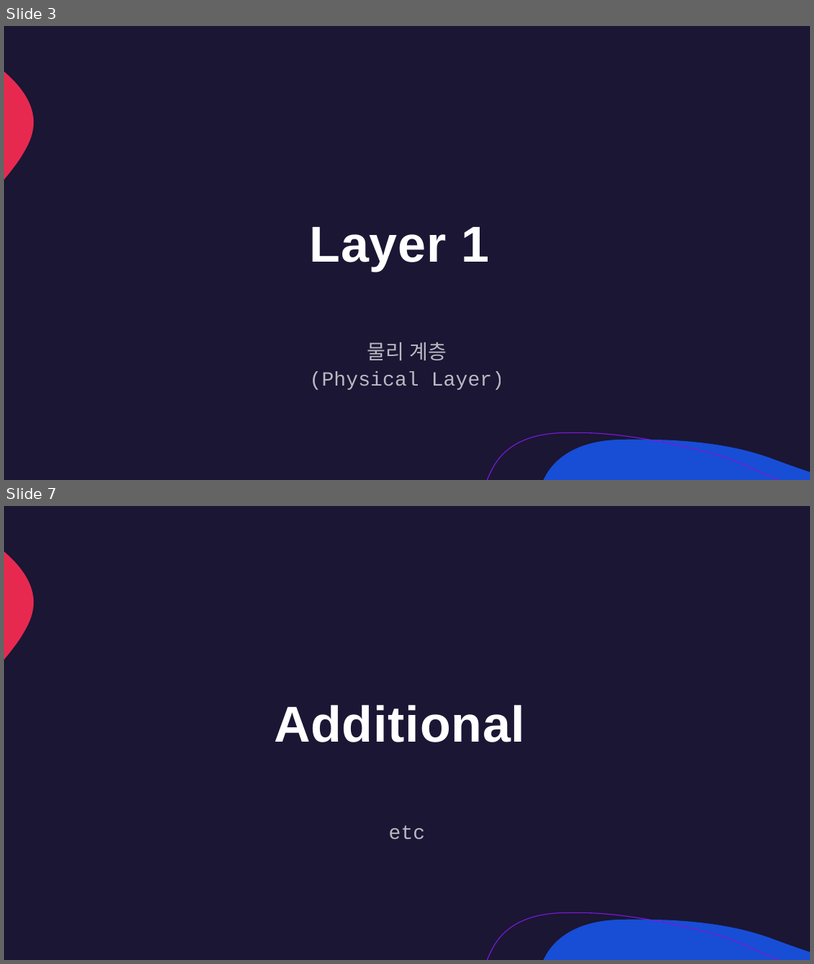
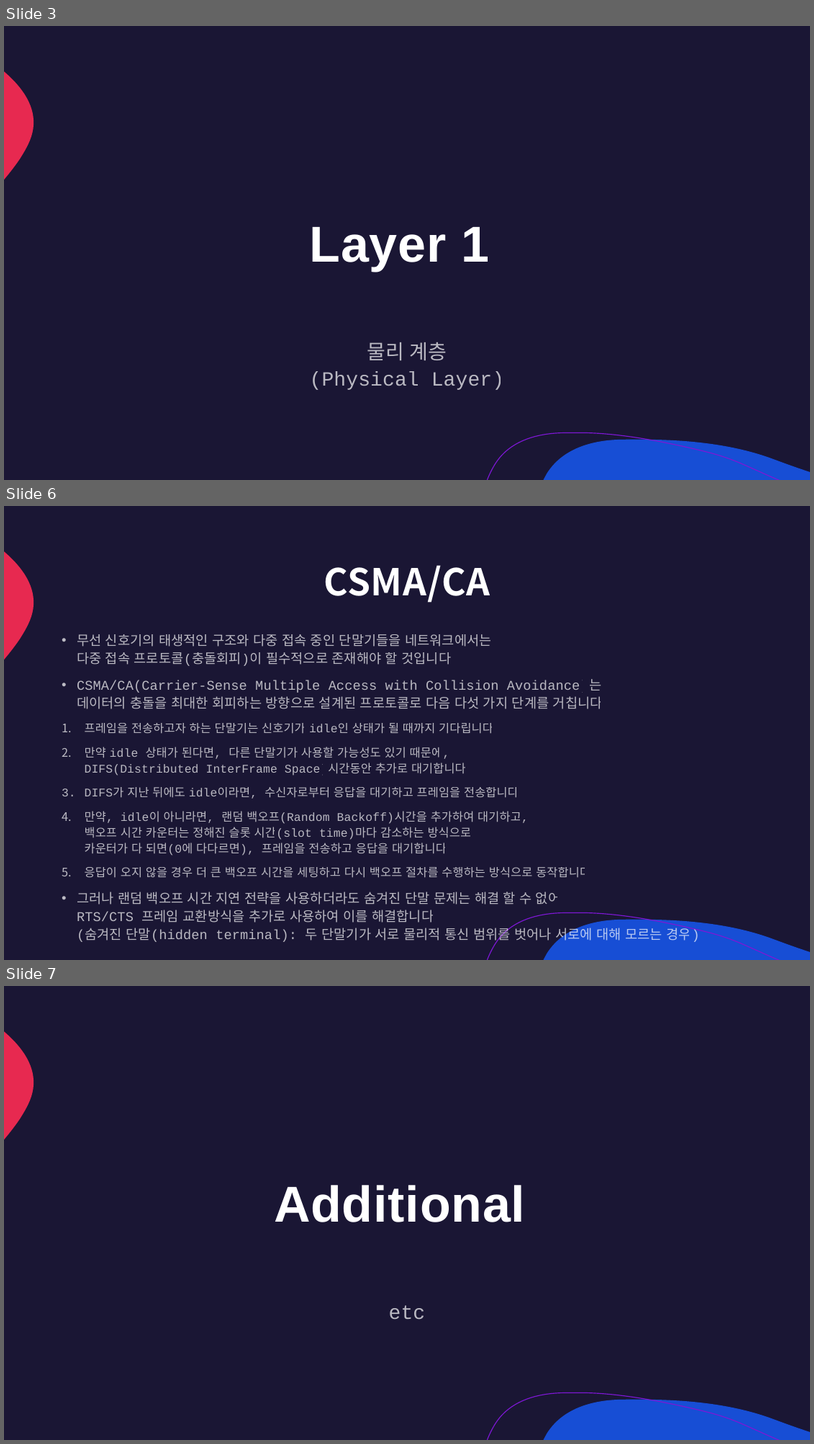
Before and after one commit to lumen4723/2024_network, a slide deck: 4.pptx. Shown one above the other, each under a label of ours: slides 3 and 7 before the commit, slides 3, 6 and 7 after it; the slides between them are not shown. The pictures are 814x964 and 814x1444 pixels, drawn with LibreOffice and Linux fonts; fonts in the diff are those of the drawing. Boxes give left, top, right and bottom in pixels: in the first picture for what was removed or moved away, otherwise in the second. Text is boxed around its words. In the diff, an @@ line names an element or a change of style, - is before the commit and + after.

```diff
--- a/4.pptx
+++ b/4.pptx
@@ slide 6 added at [4,506,810,960], background #1A1634; not listed: 3 template elements that a slide beside it also shows @@
@@ title added at [324,565,491,602], 44 pt, text #FFFFFF, bold @@
+CSMA/CA
@@ text added at [77,634,700,943], 14 pt, text #FFFFFF at 70% opacity @@
+• 무선 신호기의 태생적인 구조와 다중 접속 중인 단말기들을 네트워크에서는
+  다중 접속 프로토콜(충돌회피)이 필수적으로 존재해야 할 것입니다
+• CSMA/CA(Carrier-Sense Multiple Access with Collision Avoidance)는
+  데이터의 충돌을 최대한 회피하는 방향으로 설계된 프로토콜로 다음 다섯 가지 단계를 거칩니다
+1. 프레임을 전송하고자 하는 단말기는 신호기가 idle인 상태가 될 때까지 기다립니다
+2. 만약 idle 상태가 된다면, 다른 단말기가 사용할 가능성도 있기 때문에,
+   DIFS(Distributed InterFrame Space)시간동안 추가로 대기합니다
+3. DIFS가 지난 뒤에도 idle이라면, 수신자로부터 응답을 대기하고 프레임을 전송합니다
+4. 만약, idle이 아니라면, 랜덤 백오프(Random Backoff)시간을 추가하여 대기하고,
+   백오프 시간 카운터는 정해진 슬롯 시간(slot time)마다 감소하는 방식으로
+   카운터가 다 되면(0에 다다르면), 프레임을 전송하고 응답을 대기합니다
+5. 응답이 오지 않을 경우 더 큰 백오프 시간을 세팅하고 다시 백오프 절차를 수행하는 방식으로 동작합니다
+• 그러나 랜덤 백오프 시간 지연 전략을 사용하더라도 숨겨진 단말 문제는 해결 할 수 없어
+  RTS/CTS 프레임 교환방식을 추가로 사용하여 이를 해결합니다
+  (숨겨진 단말(hidden terminal): 두 단말기가 서로 물리적 통신 범위를 벗어나 서로에 대해 모르는 경우)
```
Also in this commit, not shown: 3 slides changed, 1 slide removed, 41 other files.
